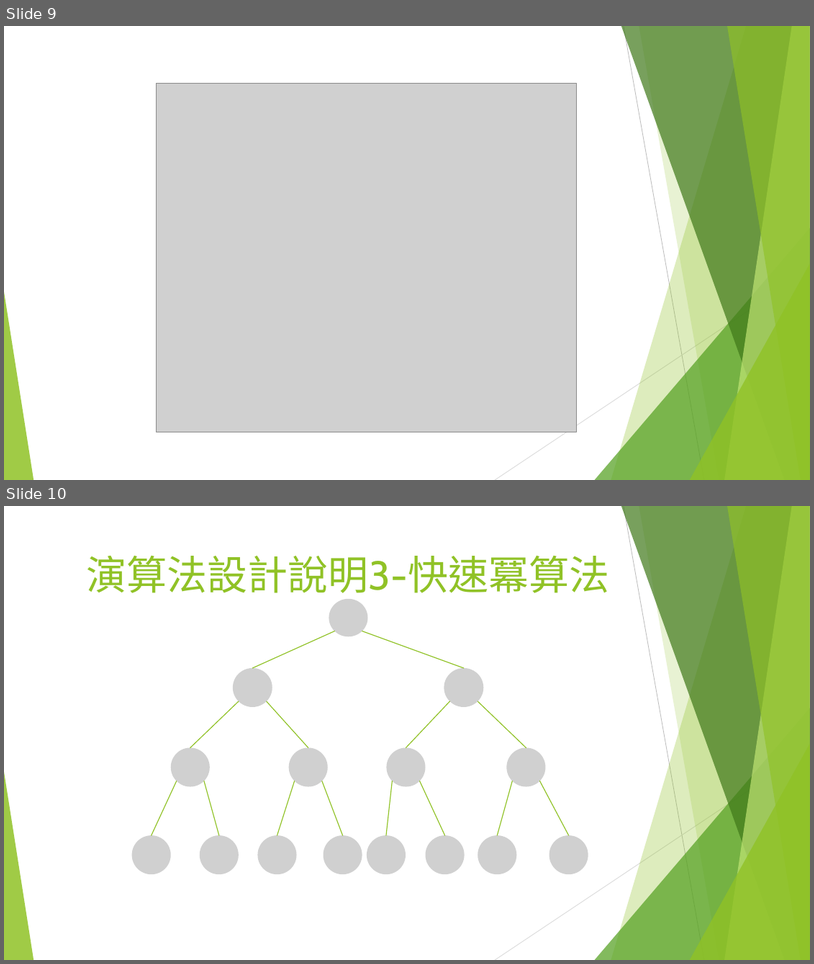
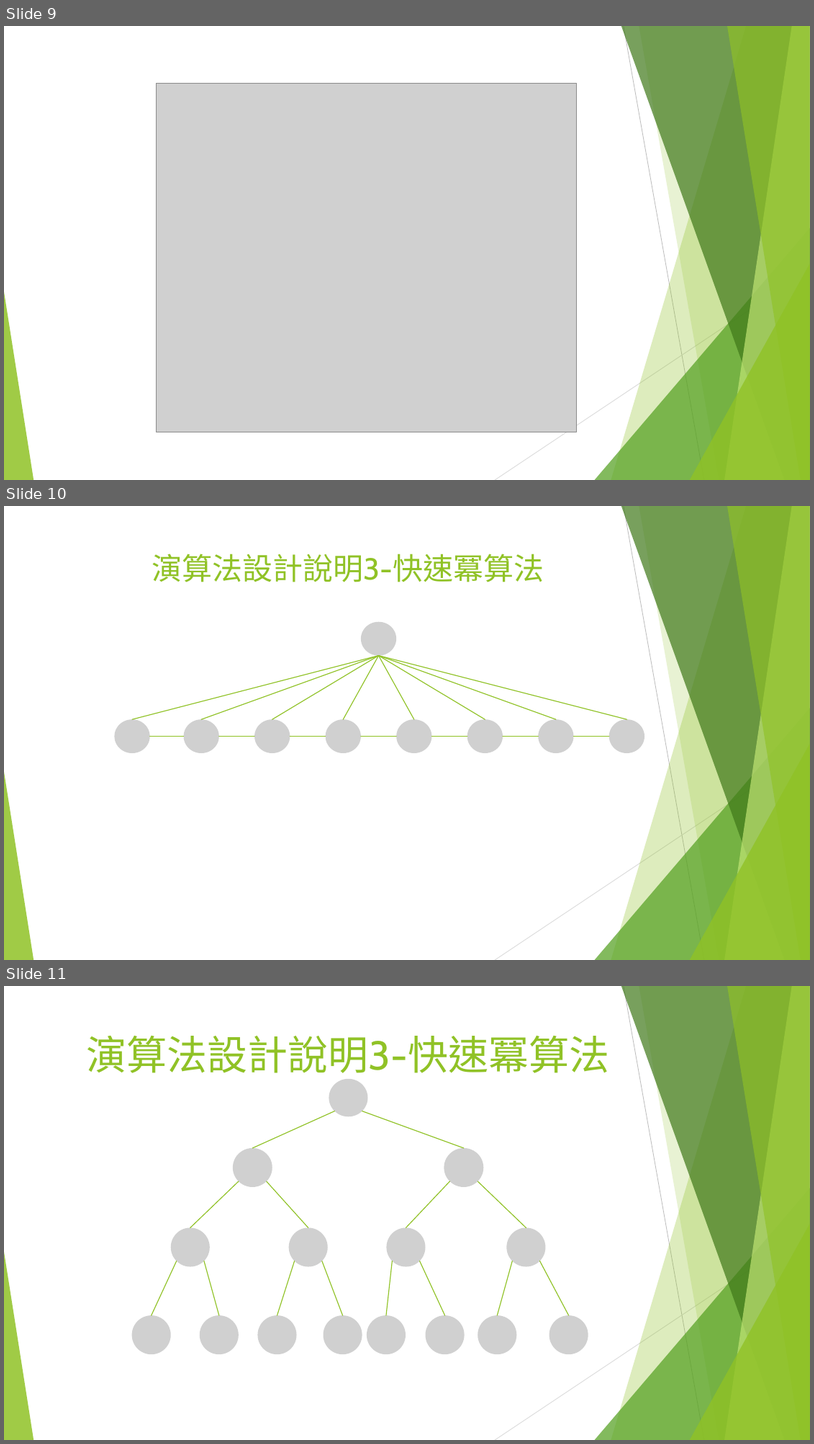
Before and after one commit to googleak28282/-, a slide deck: 二維線段樹.pptx. Shown one above the other, each under a label of ours: slides 9 and 10 before the commit, slides 9, 10 and 11 after it. The pictures are 814x964 and 814x1444 pixels, drawn with LibreOffice and Linux fonts; fonts in the diff are those of the drawing; grey boxes stand for pictures. Boxes give left, top, right and bottom in pixels: in the first picture for what was removed or moved away, otherwise in the second. Text is boxed around its words. In the diff, an @@ line names an element or a change of style, - is before the commit and + after.

```diff
--- a/二維線段樹.pptx
+++ b/二維線段樹.pptx
@@ slide 10 added at box(4, 506, 810, 960), background #FFFFFF; not listed: 10 template elements that a slide beside it also shows @@
@@ title added at box(152, 554, 545, 582), 36 pt, text #90C226 @@
+演算法設計說明3-快速冪算法
@@ picture added at box(361, 621, 396, 656) @@
@@ line added from (132, 720) to (379, 656), #90C226 1 pt @@
@@ line added from (201, 720) to (379, 656), #90C226 1 pt @@
@@ line added from (273, 720) to (379, 656), #90C226 1 pt @@
@@ line added from (379, 656) to (343, 720), #90C226 1 pt @@
@@ line added from (414, 720) to (379, 656), #90C226 1 pt @@
@@ line added from (379, 656) to (486, 720), #90C226 1 pt @@
@@ line added from (379, 656) to (627, 720), #90C226 1 pt @@
@@ line added from (556, 720) to (379, 656), #90C226 1 pt @@
@@ picture added at box(115, 720, 150, 754) @@
@@ picture added at box(184, 720, 219, 754) @@
@@ picture added at box(255, 720, 290, 754) @@
@@ picture added at box(326, 720, 362, 754) @@
@@ picture added at box(396, 720, 432, 754) @@
@@ picture added at box(468, 720, 503, 754) @@
@@ picture added at box(539, 720, 574, 754) @@
@@ picture added at box(610, 720, 646, 754) @@
@@ line added from (149, 736) to (184, 736), #90C226 1 pt @@
@@ line added from (219, 736) to (255, 736), #90C226 1 pt @@
@@ line added from (290, 736) to (326, 736), #90C226 1 pt @@
@@ line added from (361, 736) to (396, 736), #90C226 1 pt @@
@@ line added from (432, 736) to (468, 736), #90C226 1 pt @@
@@ line added from (539, 736) to (503, 736), #90C226 1 pt @@
@@ line added from (610, 736) to (574, 736), #90C226 1 pt @@
@@ what was slide 10 is now slide 11 @@
```
Also in this commit, not shown: 1 other file.
